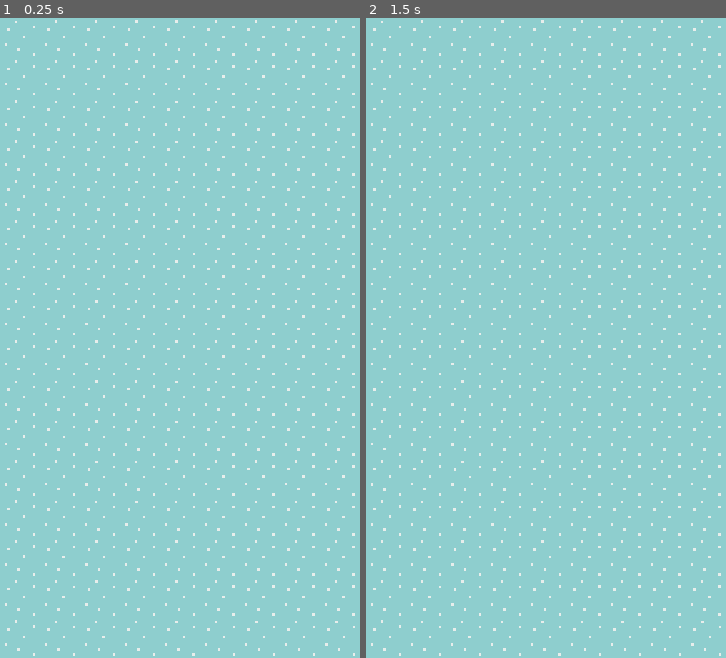
Above: before the commit, frames 1-2 (left to right).
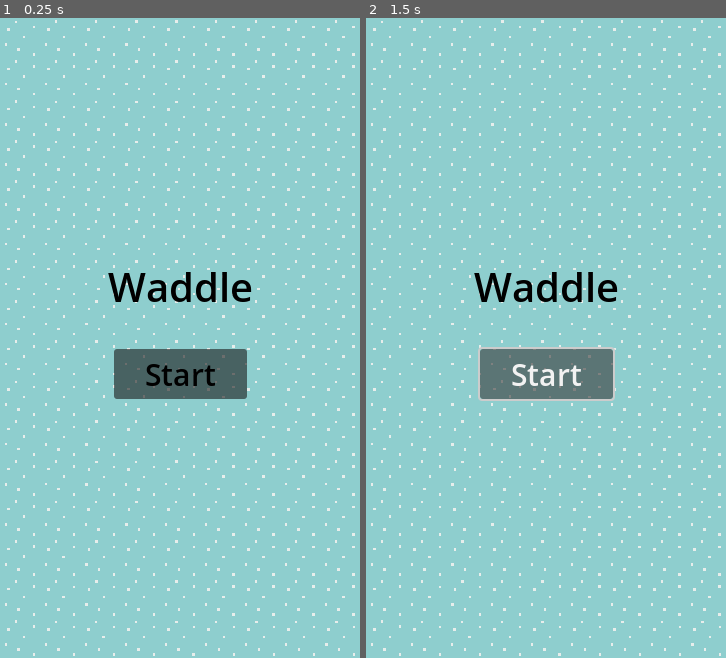
Above: after the commit, the same moments.

Repository: emilykrohn/Waddle
Game: Godot game, scene res://Scenes/title_screen.tscn
Two runs of this game, one before a commit and one after it. Both use one fixed random seed, a clock stepped at 60 frames per second and the inputs below. This scene is started directly instead of the project's main scene.
Inputs (mouse positions are in pixels of both pictures, inside the frame that each line leads up to):
- Up to frame 1 (0.25 s): no input
- Up to frame 2 (1.5 s): click (546, 376) at 0.5 s, where only the run after the commit has a clickable "Start"; click (546, 376) at 1.25 s, where only the run after the commit has a clickable "Start"

The runs differ from the first frame. In frame 1, 3.7% of the frame differs, in the area x 30-70%, y 39-60%; in frame 2, 4.0%.

Commit message:
Create title screen

Diff:
--- a/Scenes/title_screen.tscn
+++ b/Scenes/title_screen.tscn
@@ -20,5 +20,40 @@
 [node name="Control" type="Control" parent="."]
 layout_mode = 3
 anchors_preset = 0
-offset_right = 40.0
-offset_bottom = 40.0
+offset_right = 361.0
+offset_bottom = 641.0
+
+[node name="Label" type="Label" parent="Control"]
+layout_mode = 1
+anchors_preset = 8
+anchor_left = 0.5
+anchor_top = 0.5
+anchor_right = 0.5
+anchor_bottom = 0.5
+offset_left = -54.0
+offset_top = -74.5
+offset_right = 54.0
+offset_bottom = -29.5
+grow_horizontal = 2
+grow_vertical = 2
+theme_override_colors/font_color = Color(0, 0, 0, 1)
+theme_override_font_sizes/font_size = 40
+text = "Waddle"
+
+[node name="Button" type="Button" parent="Control"]
+layout_mode = 1
+anchors_preset = 8
+anchor_left = 0.5
+anchor_top = 0.5
+anchor_right = 0.5
+anchor_bottom = 0.5
+offset_left = -66.5
+offset_top = 10.5
+offset_right = 66.5
+offset_bottom = 60.5
+grow_horizontal = 2
+grow_vertical = 2
+theme_override_colors/font_color = Color(0, 0, 0, 1)
+theme_override_colors/icon_normal_color = Color(0, 0, 0, 1)
+theme_override_font_sizes/font_size = 30
+text = "Start"
